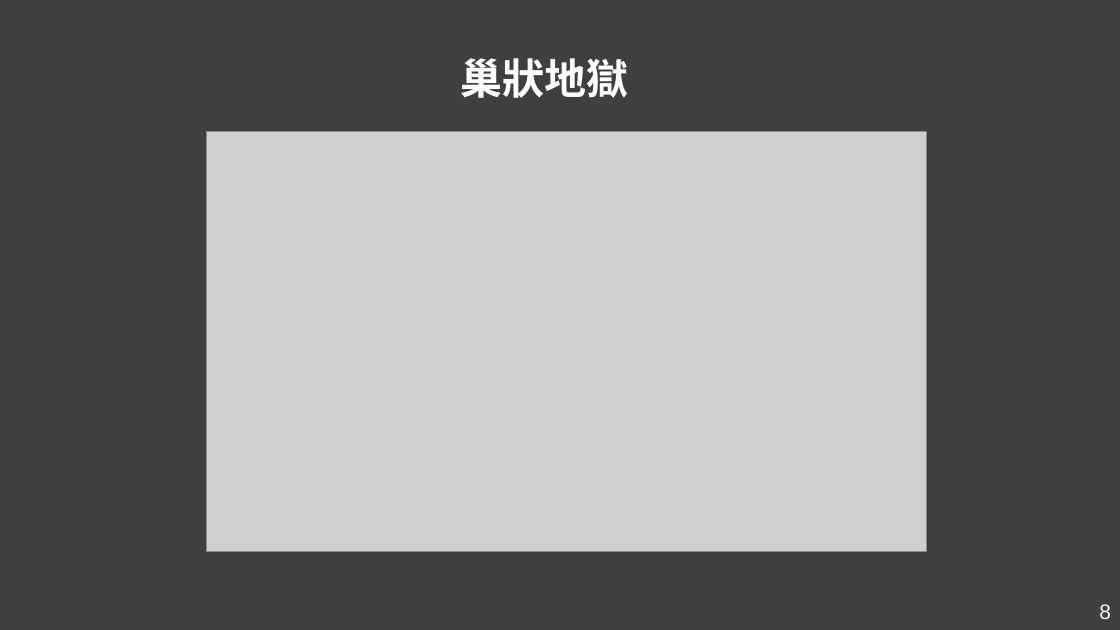
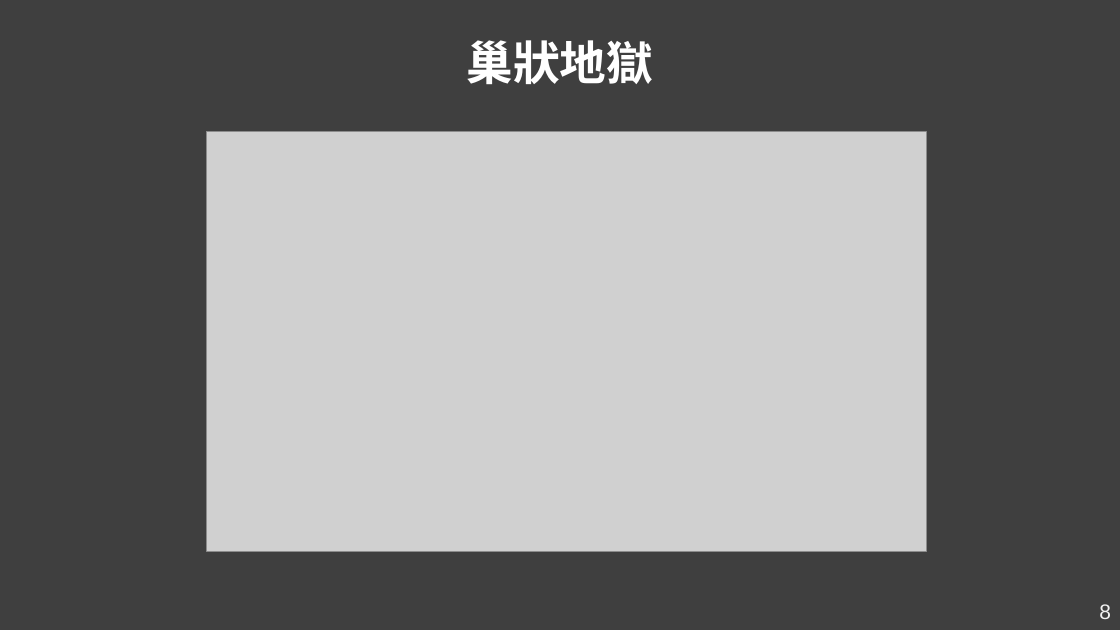
Before and after one commit to Kader-coder/React-Hooks, a slide deck: slide 8 of PPT/React Hooks &.pptx. Drawn at 1120x630 pixels with LibreOffice and Linux fonts; fonts in the diff are those of the drawing; grey boxes stand for pictures. Boxes give left, top, right and bottom in pixels: in the first picture for what was removed or moved away, otherwise in the second. Text is boxed around its words. In the diff, an @@ line names an element or a change of style, - is before the commit and + after.

```diff
--- a/PPT/React Hooks &.pptx
+++ b/PPT/React Hooks &.pptx
@@ text "巢狀地獄": place and size @@
-text "巢狀地獄" at [460,58,628,98]
+text "巢狀地獄" at [467,40,654,84]
@@ text "巢狀地獄" at [467,40,654,84]: size 36 to 40 pt; alignment left to centre; line spacing 1 to 0.9; more space between paragraphs; vertical alignment top to middle @@
```
Also in this commit, not shown: 6 other slides changed, 6 slides added, 1 slide removed.
